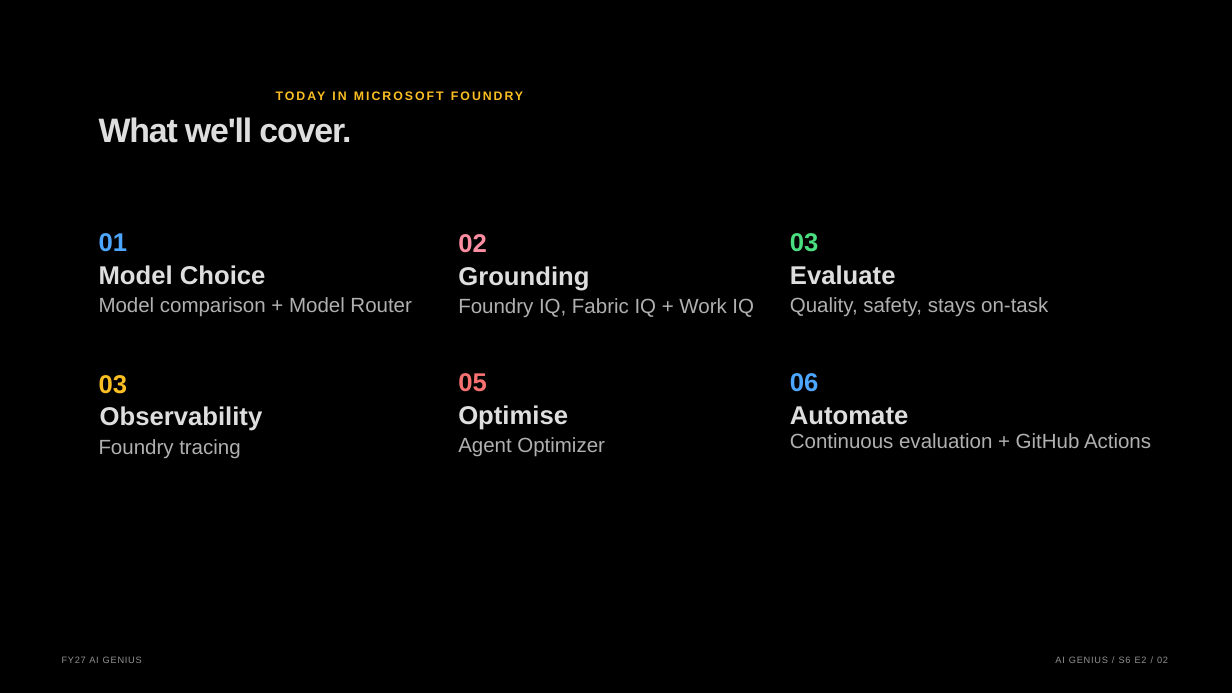
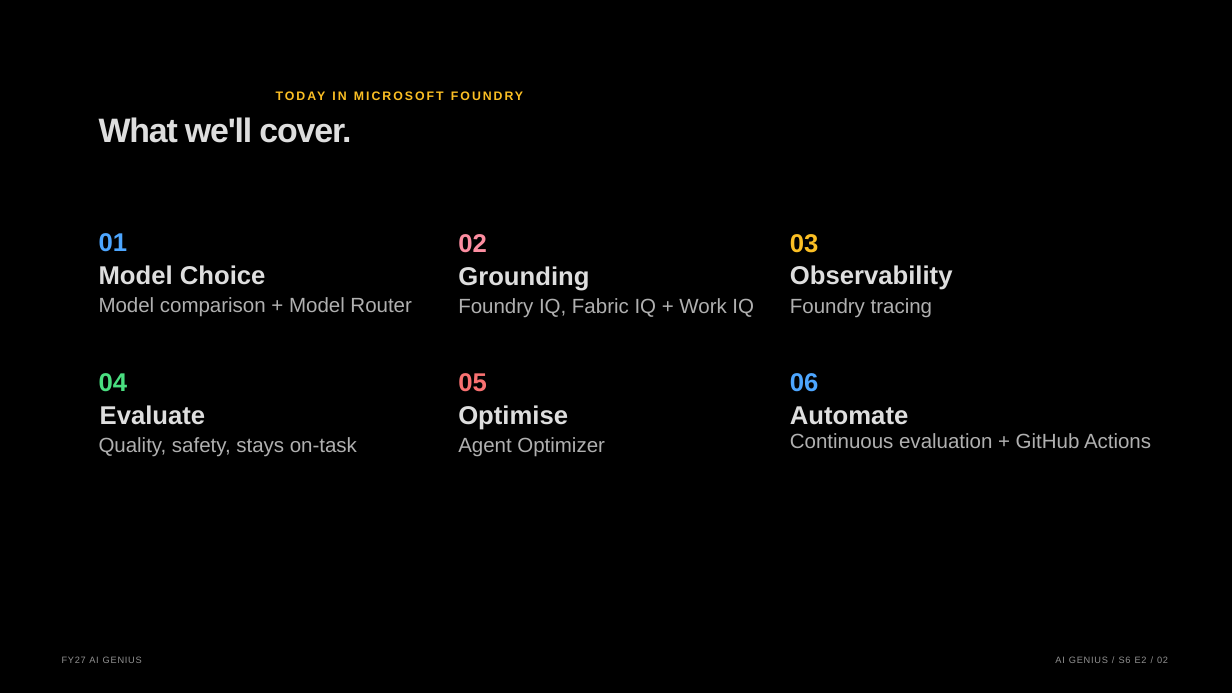
Before and after one commit to graemefoster/FoundryEvalsAndObservability, a slide deck: slide 2 of presentation/presentation.pptx. Drawn at 1232x693 pixels with LibreOffice and Linux fonts; fonts in the diff are those of the drawing; background and template pictures are left out. Boxes give left, top, right and bottom in pixels: in the first picture for what was removed or moved away, otherwise in the second. Text is boxed around its words. In the diff, an @@ line names an element or a change of style, - is before the commit and + after.

```diff
--- a/presentation/presentation.pptx
+++ b/presentation/presentation.pptx
@@ text removed at [790, 233, 819, 252] @@
-03
@@ 3 texts: place and size @@
-3 texts at [99, 375, 263, 459]
+3 texts at [790, 234, 953, 318]
@@ text added at [99, 373, 128, 392], 20 pt, text #4ADE80, bold @@
+04
@@ text "Evaluate": place and size @@
-text "Evaluate" at [790, 265, 896, 285]
+text "Evaluate" at [100, 405, 206, 425]
@@ text "Quality, safety, stays on-task": place and size @@
-text "Quality, safety, stays on-task" at [790, 297, 1048, 317]
+text "Quality, safety, stays on-task" at [99, 437, 357, 457]
```
Also in this commit, not shown: 5 other slides changed, 3 slides added, 2 slides removed, 21 other files.
